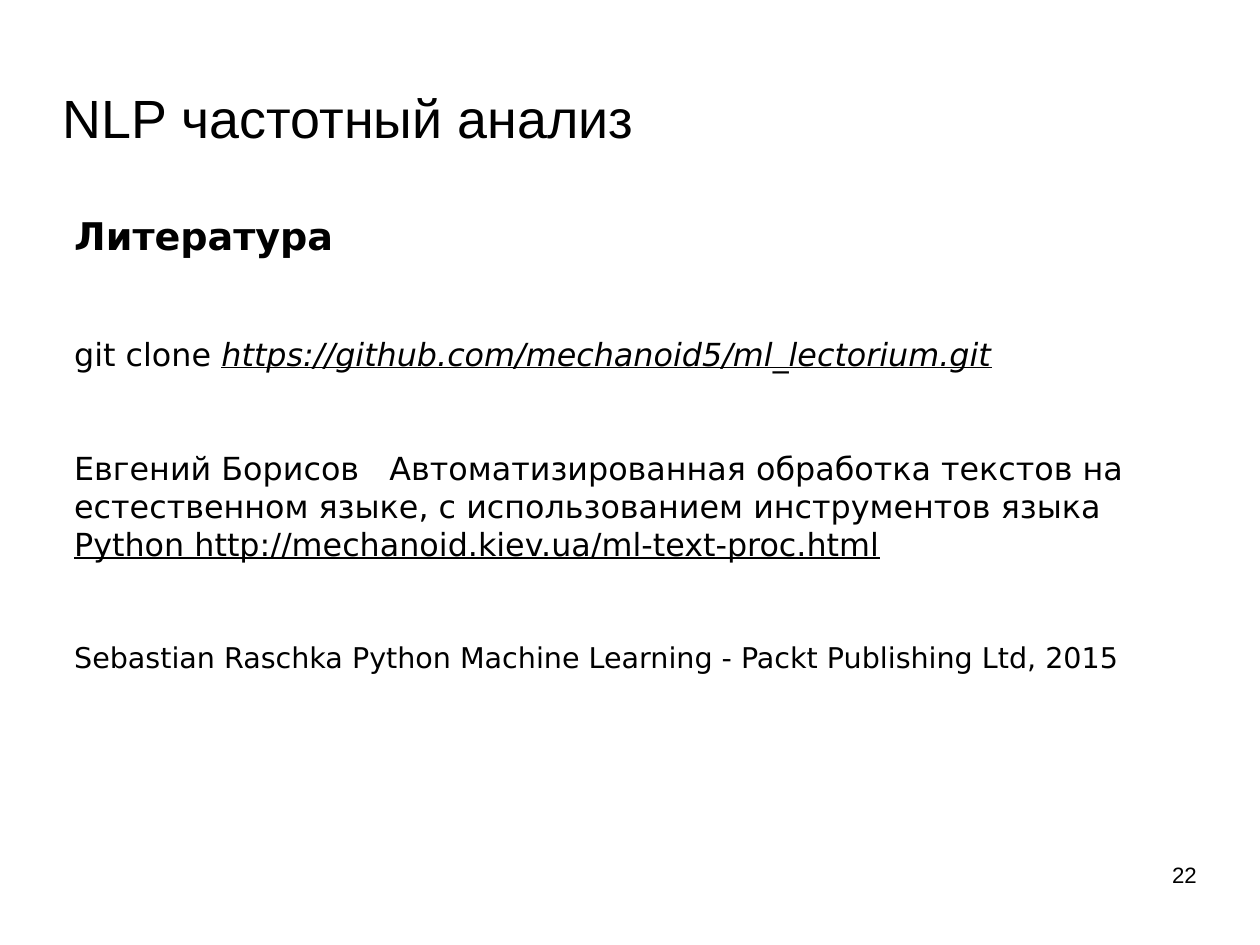
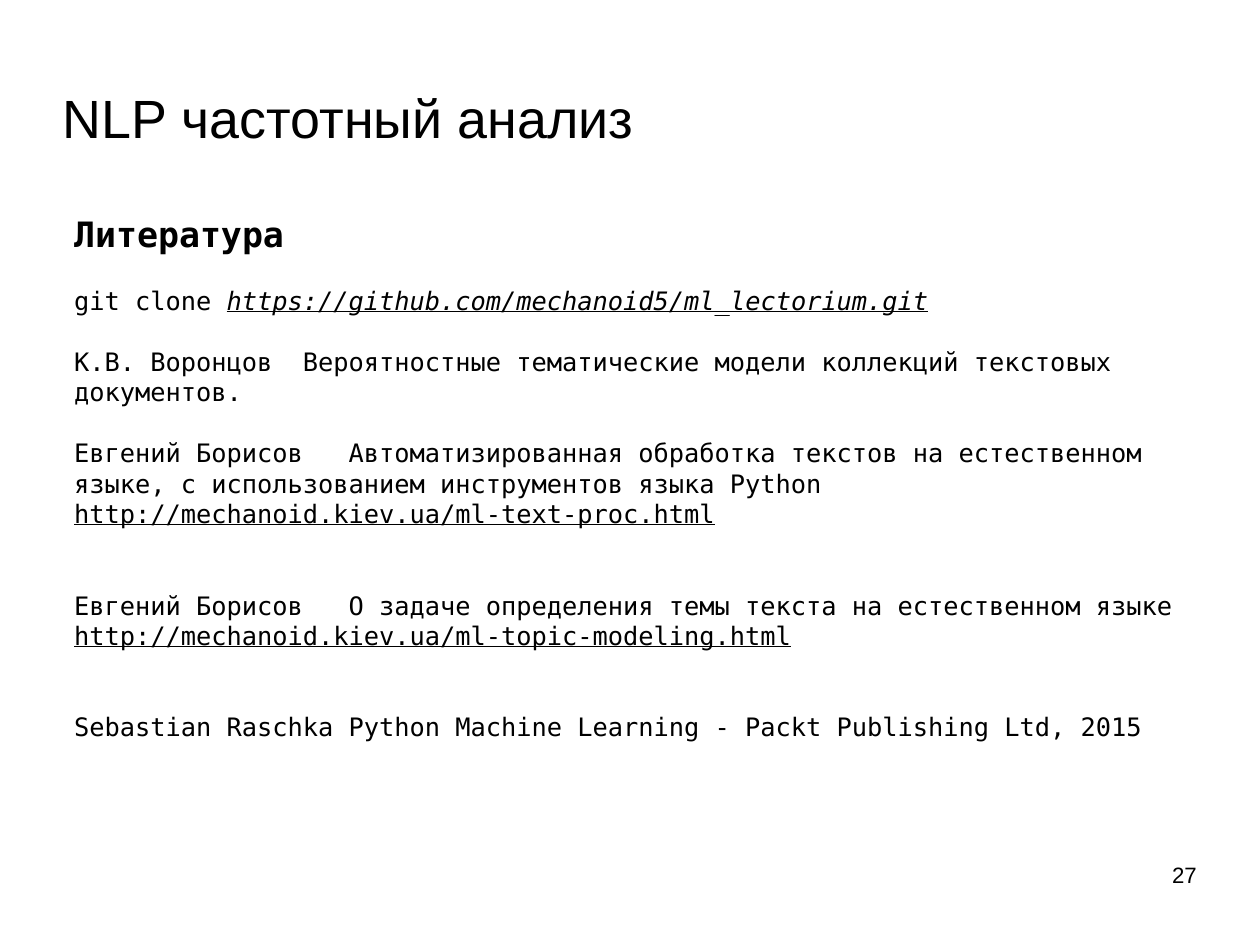
Before and after one commit to mechanoid5/ml_lectorium_legacy, a slide deck: slide 27 of 16-text-tfidf.odp (slide 22 before the commit). Drawn at 1260x945 pixels with LibreOffice and Linux fonts; fonts in the diff are those of the drawing; background and template pictures are left out. Boxes give left, top, right and bottom in pixels: in the first picture for what was removed or moved away, otherwise in the second. Text is boxed around its words. In the diff, an @@ line names an element or a change of style, - is before the commit and + after.

```diff
--- a/16-text-tfidf.odp
+++ b/16-text-tfidf.odp
@@ text at <box>74,221,1142,742</box>: size 24 to 22 pt in "Литература"; font DejaVu Sans to DejaVu Sans Mono in "Литература", "git clone https://github.com/mechanoid5/ml_lectorium.git", "Евгений Борисов Автоматизированная обработка текстов на есте ...", "Sebastian Raschka Python Machine Learning - Packt ..."; size 20 to 16 pt in "git clone https://github.com/mechanoid5/ml_lectorium.git", "Евгений Борисов Автоматизированная обработка текстов на есте ..."; underline off in "Python"; size 18 to 16 pt in "Sebastian Raschka Python Machine Learning - Packt ..." @@
@@ text at <box>74,351,1111,377</box>: paragraph added @@
+К.В. Воронцов Вероятностные тематические модели коллекций текстовых документов.
@@ text at <box>74,595,1172,651</box>: paragraphs added @@
+Евгений Борисов О задаче определения темы текста на естественном языке
+http://mechanoid.kiev.ua/ml-topic-modeling.html
@@ page number at <box>1172,867,1197,883</box>: text changed @@
-22
+27
```
Also in this commit, not shown: 5 slides added, 2 other files.
